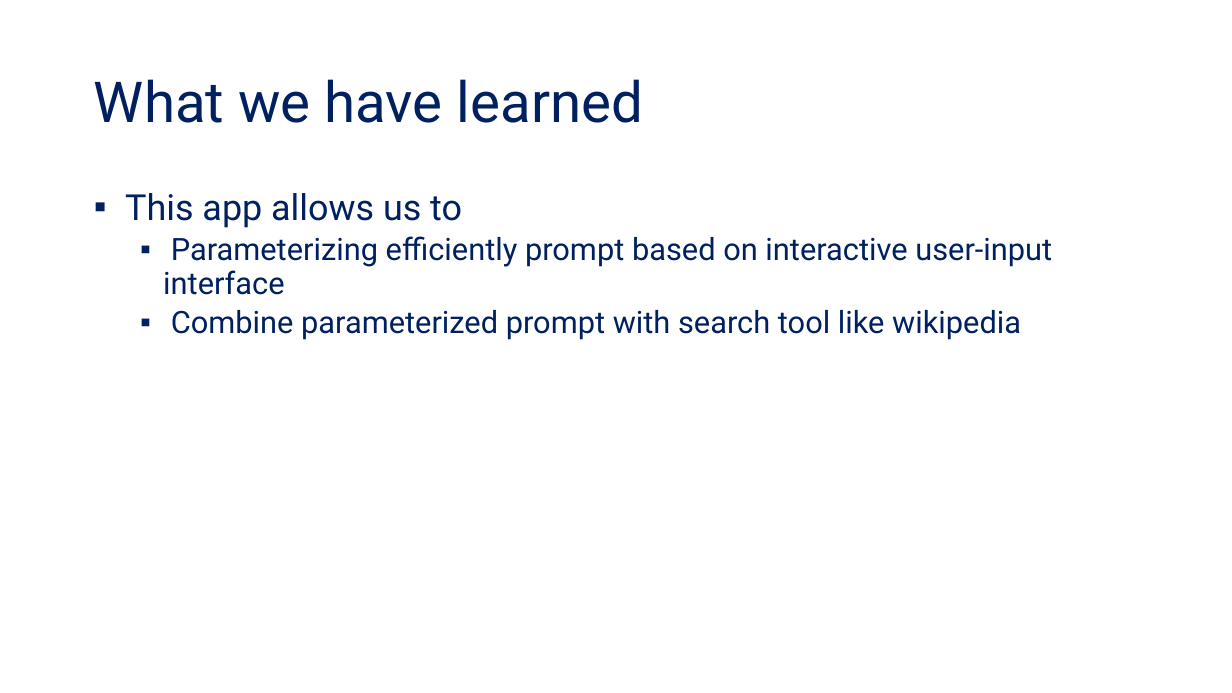
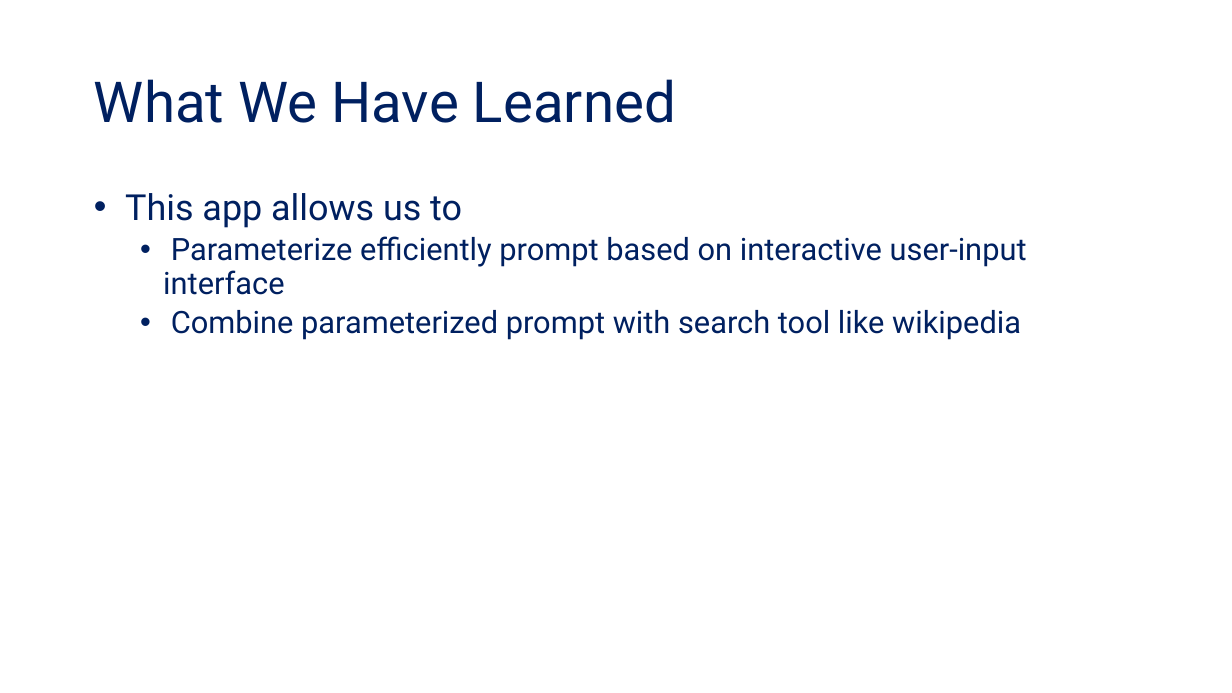
Before and after one commit to tanquangduong/transformer-pt, a slide deck: slide 12 of presentation/Transformer_Udemy/Udemy_P6_Building LLM web applications.pptx. Drawn at 1232x693 pixels with LibreOffice and Linux fonts; fonts in the diff are those of the drawing. Boxes give left, top, right and bottom in pixels: in the first picture for what was removed or moved away, otherwise in the second. Text is boxed around its words. In the diff, an @@ line names an element or a change of style, - is before the commit and + after.

```diff
--- a/presentation/Transformer_Udemy/Udemy_P6_Building LLM web applications.pptx
+++ b/presentation/Transformer_Udemy/Udemy_P6_Building LLM web applications.pptx
@@ title at bbox=[94, 79, 676, 123]: text changed @@
-What we have learned
+What We Have Learned
@@ text at bbox=[125, 193, 1021, 340]: bullet ▪ to • @@
@@ text at bbox=[163, 236, 1027, 295]: text changed @@
-  ▪ Parameterizing efficiently prompt based on interactive user-input interface
+  • Parameterize efficiently prompt based on interactive user-input interface
```
Also in this commit, not shown: 51 other slides changed, 1 slide added, 5 other files.
